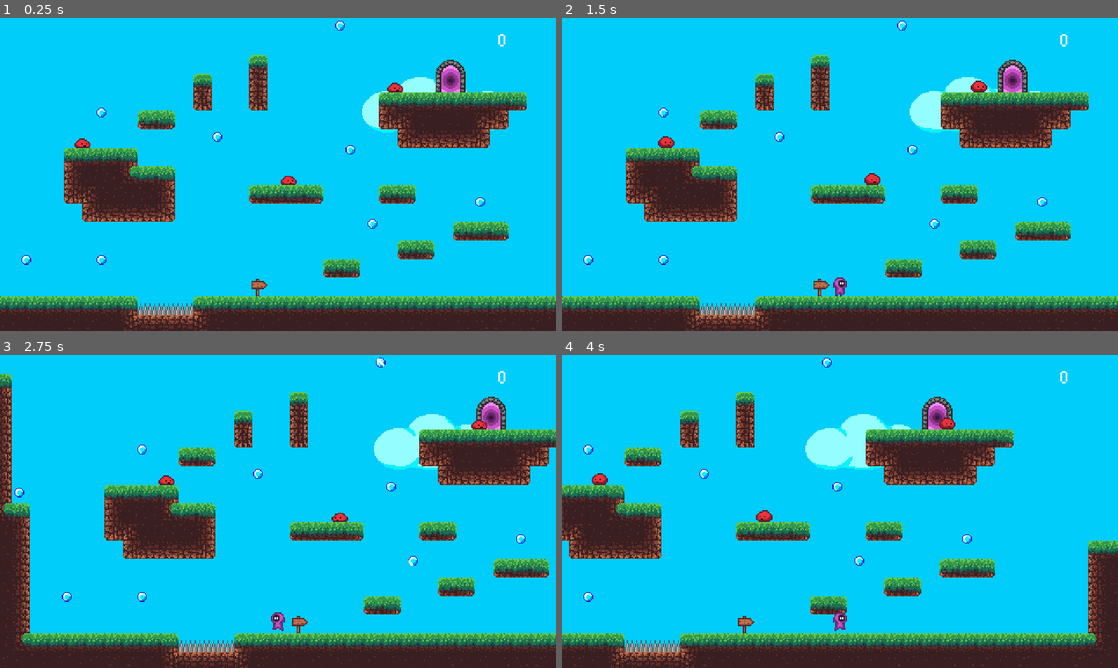
Above: before the commit, frames 1-4 (two rows, left to right).
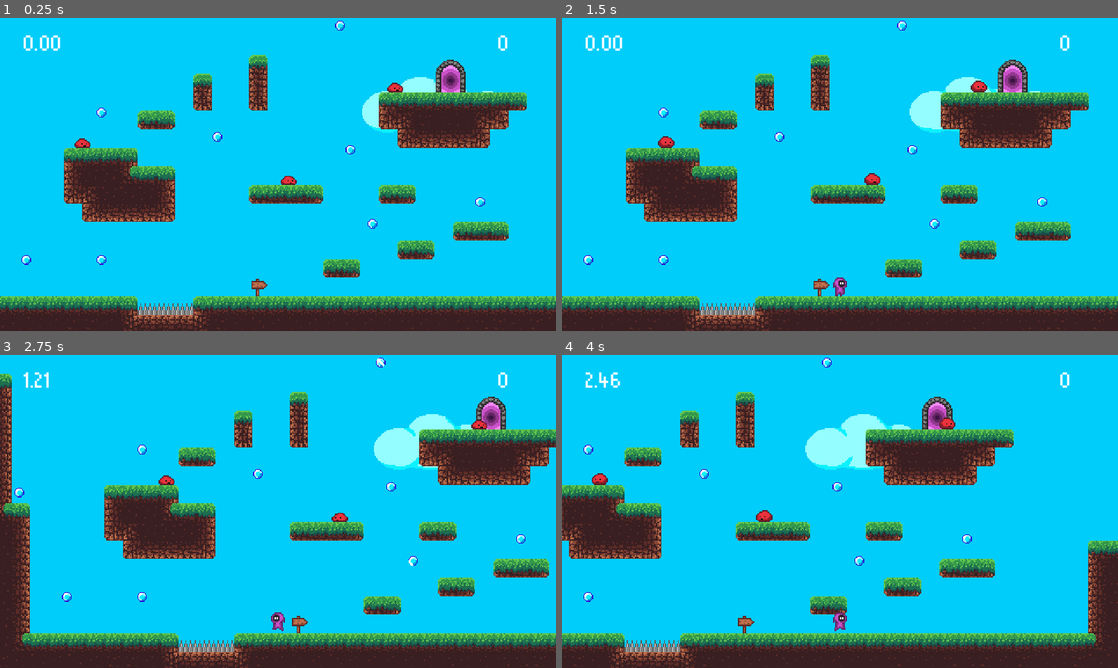
Above: after the commit, the same moments.

Repository: Rangwath/purple-quest
Game: Godot game, scene res://scenes/level_1.tscn
Two runs of this game, one before a commit and one after it. Both use one fixed random seed, a clock stepped at 60 frames per second and the inputs below.
Inputs:
- Up to frame 1 (0.25 s): no input
- Up to frame 2 (1.5 s): hold D (move_right) from 0.53 s (still down); tap Space (jump) at 0.77 s
- Up to frame 3 (2.75 s): tap Space (jump) at 1.52 s; release D (move_right) at 2.03 s; hold A (move_left) from 2.03 s (still down)
- Up to frame 4 (4 s): release A (move_left) at 2.78 s; hold D (move_right) from 2.78 s (still down); tap Space (jump) at 3.02, 3.77 s

The runs differ from the first frame. In frame 1, 0.2% of the frame differs, in the area x 4-92%, y 5-11%; in frame 2, 0.2%; in frame 3, 0.2%; in frame 4, 0.2%.

Commit message:
Add level timer (count up)

Diff:
--- a/scenes/level_1.tscn
+++ b/scenes/level_1.tscn
@@ -31,6 +31,10 @@
 [node name="Sprite2D" type="Sprite2D" parent="ParallaxBackground/ParallaxLayer"]
 texture = ExtResource("6_p78mn")
 centered = false
+
+[node name="LevelTimer" type="Timer" parent="."]
+wait_time = 999.0
+one_shot = true
 
 [node name="Start" parent="." instance=ExtResource("9_kucmf")]
 position = Vector2(152, 240)
--- a/scenes/ui_canvas.tscn
+++ b/scenes/ui_canvas.tscn
@@ -5,6 +5,7 @@
 
 [sub_resource type="LabelSettings" id="LabelSettings_jfnh8"]
 font = ExtResource("1_o1ps0")
+font_size = 20
 
 [node name="UICanvas" type="CanvasLayer"]
 
@@ -24,7 +25,16 @@
 anchor_right = 1.0
 offset_left = -50.0
 offset_top = 10.0
-offset_bottom = 30.0
+offset_bottom = 35.0
 grow_horizontal = 0
 text = "9999"
 label_settings = SubResource("LabelSettings_jfnh8")
+
+[node name="TimerLabel" type="Label" parent="HUD"]
+layout_mode = 1
+offset_left = 20.0
+offset_top = 10.0
+offset_right = 80.0
+offset_bottom = 35.0
+text = "999.99"
+label_settings = SubResource("LabelSettings_jfnh8")
--- a/scripts/hud.gd
+++ b/scripts/hud.gd
@@ -3,3 +3,7 @@
 
 func set_gems_amount_label(amount):
 	$GemsAmountLabel.text = str(amount)
+
+
+func set_timer_label(time):
+	$TimerLabel.text = str(time)
--- a/scripts/level.gd
+++ b/scripts/level.gd
@@ -3,6 +3,7 @@
 @onready var hud = $UICanvas/HUD
 @onready var start = $Start
 @onready var end = $End
+@onready var levelTimer = $LevelTimer
 
 var player = null
 var gems_amount = 0
@@ -13,7 +14,8 @@
 	if player == null:
 		push_error("Player is not in the scene")
 		return
-	player.player_killed.connect(on_player_killed)
+	player.player_spawned.connect(_on_player_spawned)
+	player.player_killed.connect(_on_player_killed)
 
 	var all_gems = get_tree().get_nodes_in_group("gems")
 	for gem in all_gems:
@@ -22,11 +24,20 @@
 	end.body_entered.connect(_on_end_body_entered)
 
 	hud.set_gems_amount_label(gems_amount)
+	hud.set_timer_label("0.00")
 
 	spawn_player_after_delay(0.5)
 
 
-func on_player_killed():
+func _process(_delta):
+	if (not levelTimer.is_stopped()):
+		hud.set_timer_label(str(levelTimer.wait_time - levelTimer.time_left).pad_decimals(2))
+
+
+func _on_player_spawned():
+	levelTimer.start()
+
+func _on_player_killed():
 	reload_scene_after_delay(0.8)
 
 
@@ -36,6 +47,8 @@
 
 
 func _on_end_body_entered(_body):
+	hud.set_timer_label(str(levelTimer.wait_time - levelTimer.time_left).pad_decimals(2))
+	levelTimer.stop()
 	player.enter_portal()
 	reload_scene_after_delay(2)
 
--- a/scripts/player.gd
+++ b/scripts/player.gd
@@ -3,6 +3,7 @@
 extends CharacterBody2D
 
 signal player_killed
+signal player_spawned
 
 @export var movement_speed = 100
 @export var jump_force = 170
@@ -123,6 +124,7 @@
 		print("Player spawn finished")
 		active = true
 		print("Player Active: " + str(active))
+		player_spawned.emit()
 
 
 func spawn_player(spawn_position):
